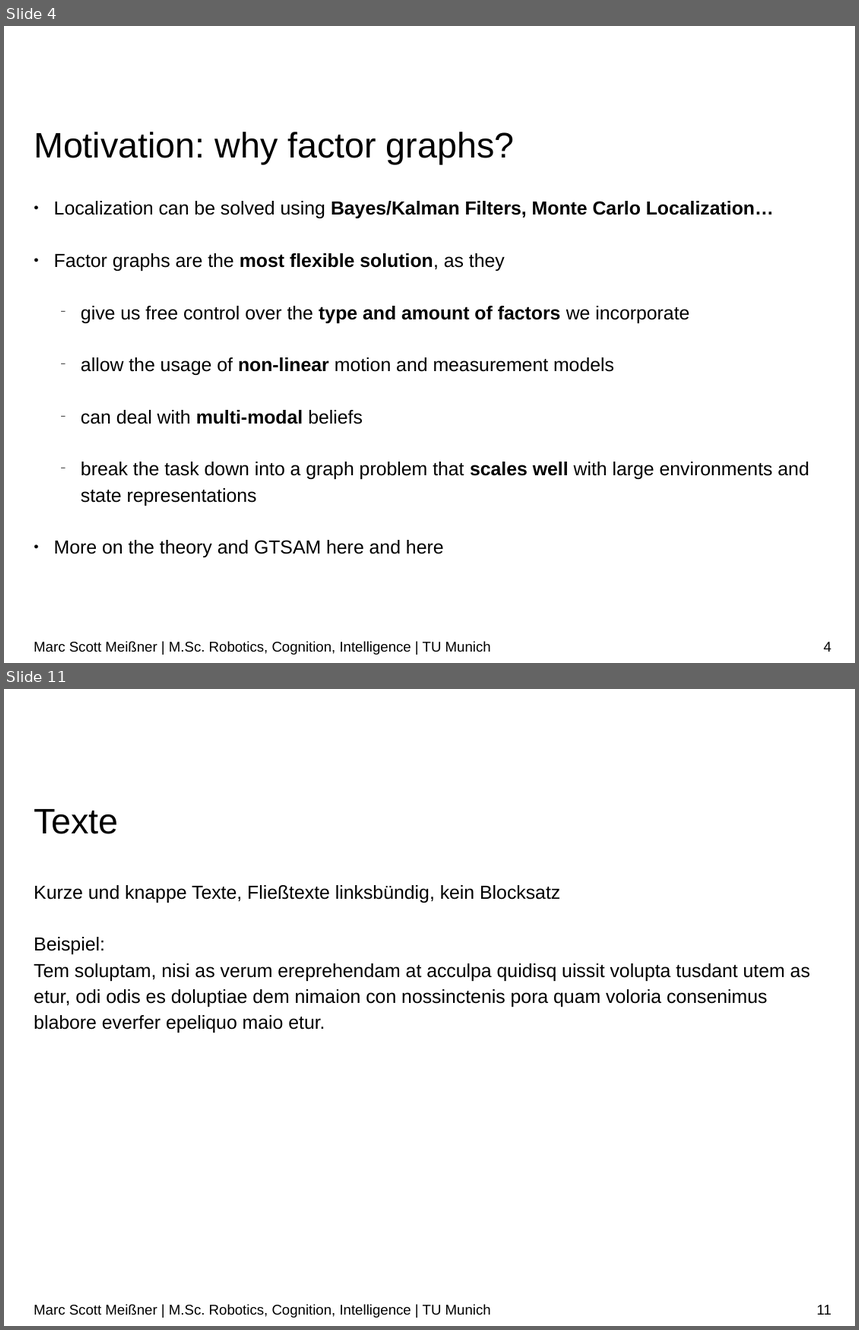
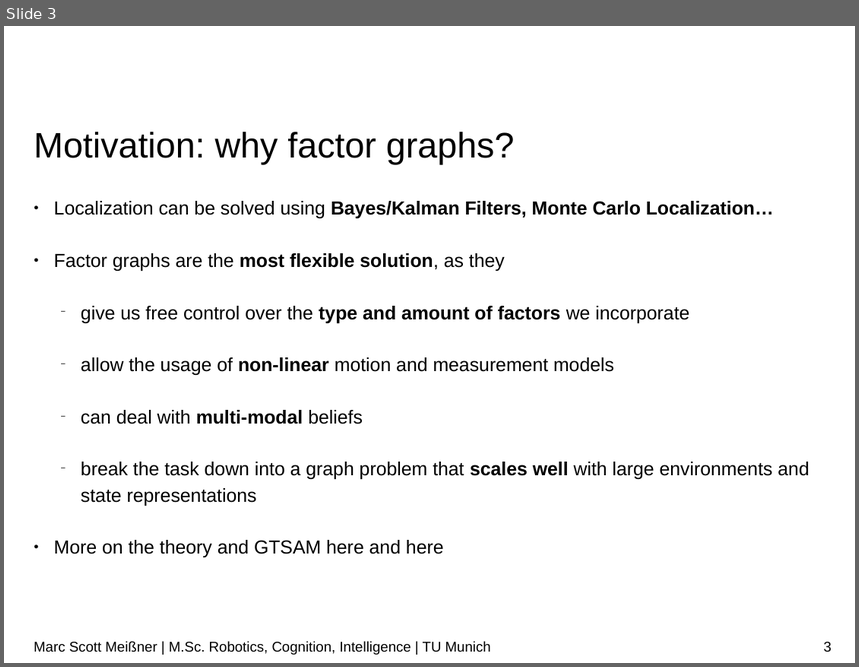
Before and after one commit to linuxcumt/car_project, a slide deck: wiki/Localization_GTSAM.odp. Shown one above the other, each under a label of ours: slides 4 and 11 before the commit, slide 3 after it; the slides between them are not shown. The pictures are 859x1330 and 859x667 pixels, drawn with LibreOffice and Linux fonts; fonts in the diff are those of the drawing; background and template pictures are left out. Boxes give left, top, right and bottom in pixels: in the first picture for what was removed or moved away, otherwise in the second. Text is boxed around its words. In the diff, an @@ line names an element or a change of style, - is before the commit and + after.

```diff
--- a/wiki/Localization_GTSAM.odp
+++ b/wiki/Localization_GTSAM.odp
@@ slide 11 removed at (x1=4, y1=689, x2=855, y2=1326), background #FFFFFF @@
@@ title removed at (x1=34, y1=809, x2=118, y2=834) @@
-Texte
@@ text removed at (x1=34, y1=885, x2=810, y2=1033) @@
-Kurze und knappe Texte, Fließtexte linksbündig, kein Blocksatz
-Beispiel:
-Tem soluptam, nisi as verum ereprehendam at acculpa quidisq uissit volupta tusdant utem as etur, odi odis es doluptiae dem nimaion con nossinctenis pora quam voloria consenimus blabore everfer epeliquo maio etur.
@@ text removed at (x1=34, y1=1304, x2=491, y2=1318) @@
-Marc Scott Meißner | M.Sc. Robotics, Cognition, Intelligence | TU Munich
@@ page number removed at (x1=817, y1=1305, x2=832, y2=1314) @@
-11
@@ what was slide 4 is now slide 3 @@
@@ page number at (x1=824, y1=642, x2=832, y2=651): text changed @@
-4
+3
```
Also in this commit, not shown: 6 slides changed, 1 slide added, 16 other slides removed.
